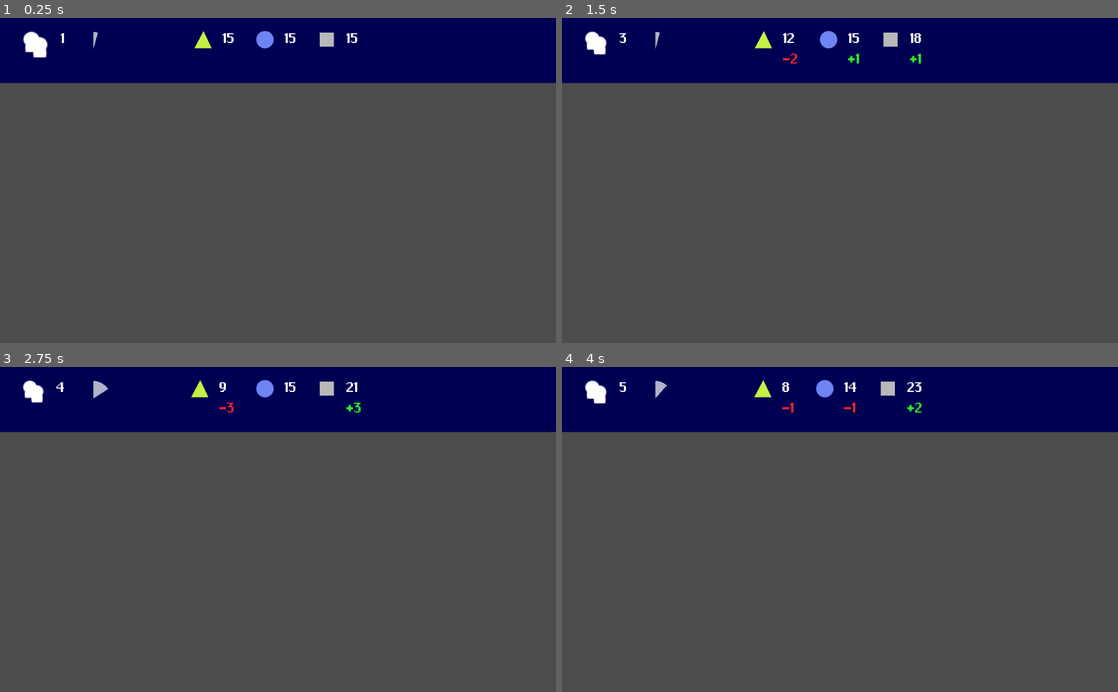
Above: before the commit, frames 1-4 (two rows, left to right).
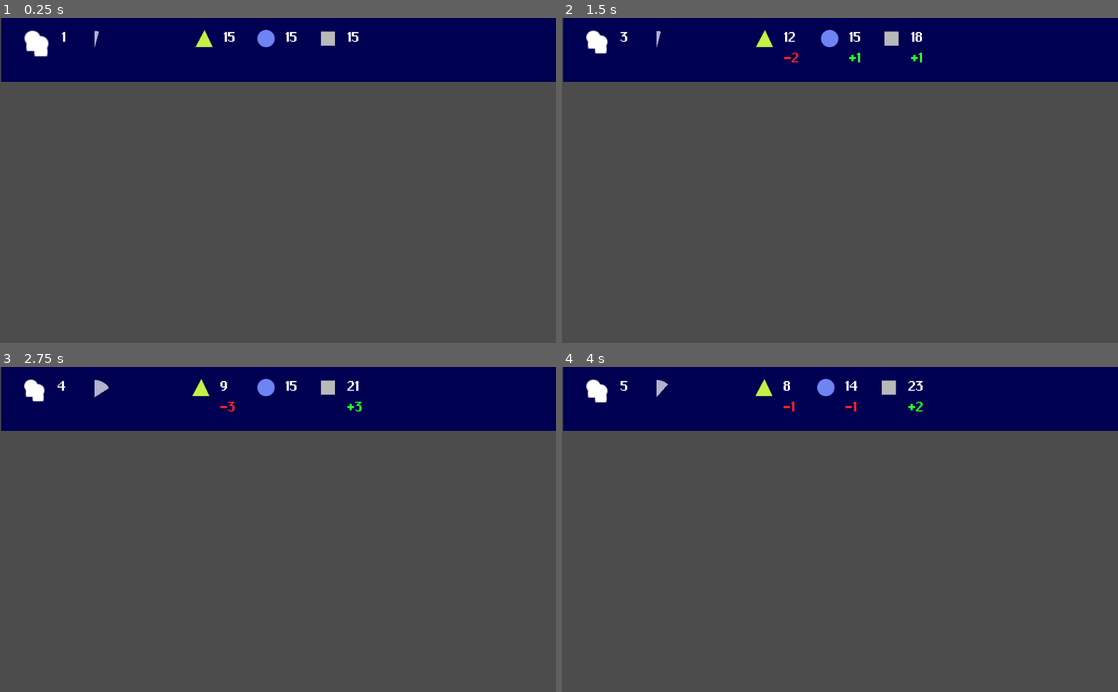
Above: after the commit, the same moments.

Repository: T4g1/gd-wildjam13
Game: Godot game, scene res://scenes/TestResources.tscn
The game is run twice, just before and just after one commit, with the same random seed, the same clock (stepped at 60 frames per second) and the same inputs. The project has no main scene, so this scene is started directly.
Inputs:
- Up to frame 1 (0.25 s): no input
- Up to frame 2 (1.5 s): hold Right (ui_right) 0.53-1.28 s; tap Enter at 1.25 s; hold Down (ui_down) from 1.28 s (still down)
- Up to frame 3 (2.75 s): tap Space at 2 s; release Down (ui_down) at 2.03 s; hold Right (ui_right) from 2.03 s (still down)
- Up to frame 4 (4 s): tap Enter at 2.75 s; tap Space at 3.5 s; release Right (ui_right) at 3.53 s; hold Left (ui_left) from 3.53 s (still down)

The runs differ from the first frame. In frame 1, 0.9% of the frame differs, in the area x 0-100%, y 0-21%; in frame 2, 1.0%; in frame 3, 1.0%; in frame 4, 1.0%.

Commit message:
feat: implement async game over

Diff:
--- a/scenes/TestResources.tscn
+++ b/scenes/TestResources.tscn
@@ -1,9 +1,14 @@
-[gd_scene load_steps=5 format=2]
+[gd_scene load_steps=7 format=2]
 
 [ext_resource path="res://scripts/TestResources.gd" type="Script" id=1]
 [ext_resource path="res://scripts/ResourcesTimer.gd" type="Script" id=2]
 [ext_resource path="res://scripts/ResourcesManager.gd" type="Script" id=3]
 [ext_resource path="res://scenes/GUIResources.tscn" type="PackedScene" id=4]
+[ext_resource path="res://assets/ChiKareGo.ttf" type="DynamicFontData" id=5]
+
+[sub_resource type="DynamicFont" id=1]
+size = 100
+font_data = ExtResource( 5 )
 
 [node name="TestResources" type="Node2D"]
 script = ExtResource( 1 )
@@ -18,6 +23,21 @@
 position = Vector2( 284.608, 121.433 )
 
 [node name="GUIResources" parent="." instance=ExtResource( 4 )]
-margin_left = 0.0
-margin_right = 1024.0
-margin_bottom = 600.0
+margin_left = 1.50732
+margin_top = -1.50735
+margin_right = 1025.51
+margin_bottom = 598.493
+
+[node name="DoomTimer" type="Timer" parent="."]
+wait_time = 0.2
+one_shot = true
+
+[node name="game_over" type="Label" parent="."]
+visible = false
+margin_left = 253.859
+margin_top = 277.409
+margin_right = 1264.86
+margin_bottom = 363.409
+custom_fonts/font = SubResource( 1 )
+custom_colors/font_color = Color( 0.933333, 0.0823529, 0.0823529, 1 )
+text = "GAME OVER YEEAAAAAAAAAH"
--- a/scripts/ResourcesManager.gd
+++ b/scripts/ResourcesManager.gd
@@ -49,3 +49,9 @@
           diffs[type] -= bloc.consumption
 
     emit_signal("updated_diffs", diffs)
+
+func is_empty() -> bool:
+  var empty = false
+  for type in range(0, ResourceType.size()):
+    empty = empty || resources[type] <= 0
+  return empty
--- a/scripts/TestResources.gd
+++ b/scripts/TestResources.gd
@@ -4,12 +4,16 @@
 onready var resources_manager: ResourcesManager = $ResourcesManager
 onready var timer: ResourcesTimer = $Timer
 onready var gui: GUIResources = $GUIResources
+onready var doom: Timer = $DoomTimer
 
 var bloc_packed: PackedScene = preload("res://scenes/Bloc.tscn")
 
 func _ready():
   resources_manager.connect("updated_resources", gui, "update_resources")
   resources_manager.connect("updated_diffs", gui, "update_diffs")
+
+  resources_manager.connect("is_empty", self, "init_doom")
+  doom.connect("timeout", self, "check_doom")
 
   timer.connect("timeout", self, "consume_produce")
   timer.start()
@@ -46,3 +50,12 @@
 
 func consume_produce():
   get_tree().call_group("bloc", "consume_and_produce")
+
+func init_doom():
+  if doom.is_stopped():
+    doom.start()
+
+func check_doom():
+  if resources_manager.is_empty():
+    timer.stop()
+    $game_over.visible = true
